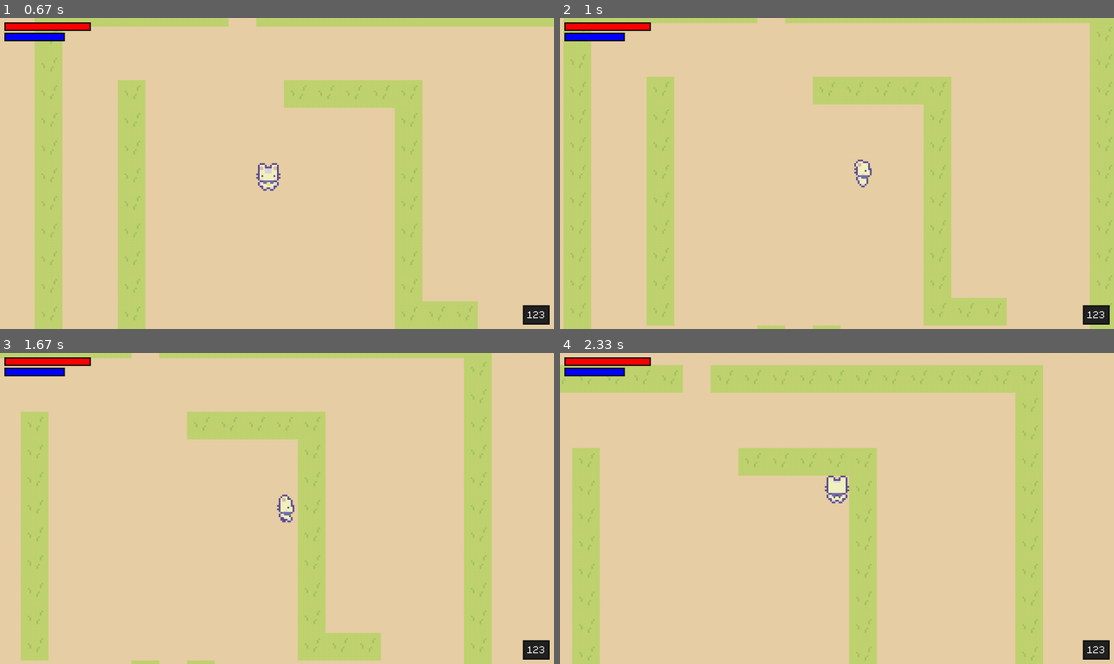
Above: before the commit, frames 1-4 (two rows, left to right).
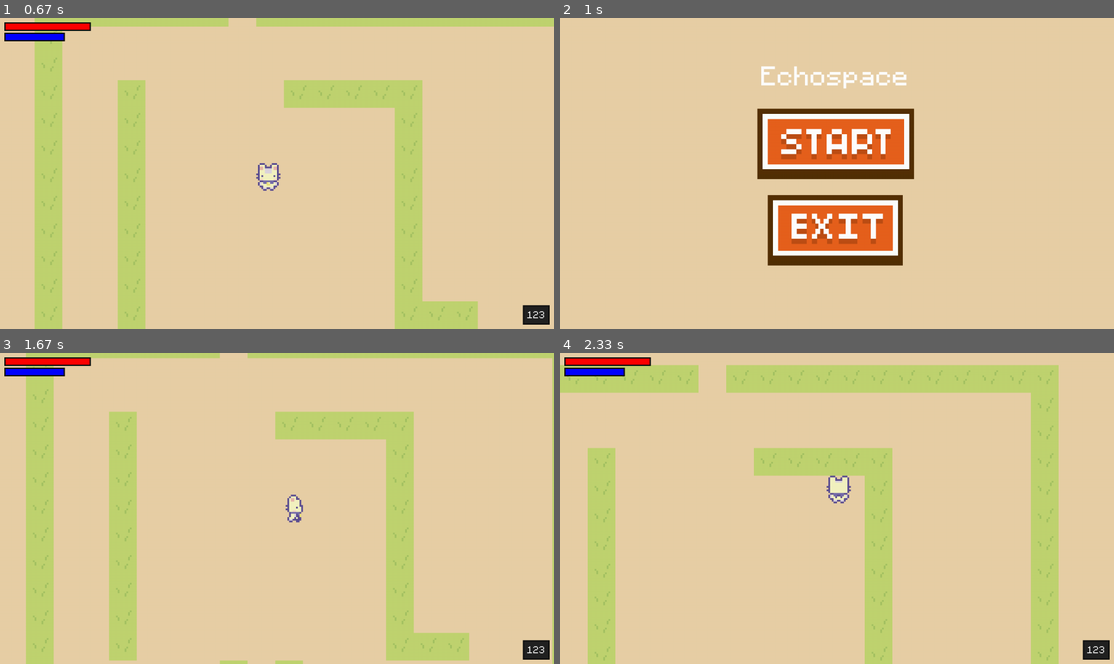
Above: after the commit, the same moments.

Repository: SushiOnToast/pygame-community-spring-jam-2025
Game: pygame game, started from code/main.py
The game is run twice, just before and just after one commit, with the same random seed, the same clock (stepped at 60 frames per second) and the same inputs.
Inputs (mouse positions are in pixels of both pictures, inside the frame that each line leads up to):
- Up to frame 1 (0.67 s): click (277, 142) at 0.38 s
- Up to frame 2 (1 s): hold P from 0.67 s (still down); hold D from 0.67 s (still down); move the mouse to (814, 185) at 0.7 s
- Up to frame 3 (1.67 s): release P at 1.13 s; release D at 1.13 s; click (277, 477) at 1.22 s; hold D from 1.5 s (still down); move the mouse to (277, 530) at 1.53 s
- Up to frame 4 (2.33 s): release D at 1.97 s; hold W 2-2.3 s

Frame 1 is identical in both runs. In frame 2, 34% of the frame differs, in the area x 0-100%, y 0-100%; in frame 3, 24%; in frame 4, 14%.

Commit message:
p to pause

Diff:
--- a/code/main.py
+++ b/code/main.py
@@ -13,11 +13,8 @@
 pygame.display.set_caption("Pygame Spring Gamejam")
 
 
+class Game:
 
-#game varibales
-game_paused = False
-
-class Game:
     def __init__(self):
         pygame.init()
         self.display_surface = pygame.Surface((WIDTH, HEIGHT))
@@ -28,12 +25,18 @@
         self.level = Level(self.display_surface)  # Pass display_surface here
 
     def run(self):
+        running = True
 
-        while True:
+        while running:
             for event in pygame.event.get():
+                if event.type == pygame.KEYDOWN:
+                    if event.key == pygame.K_p:
+                        running = False
+                        self.playing = False
                 if event.type == pygame.QUIT:
                     pygame.quit()
                     sys.exit()
+
 
 
 
